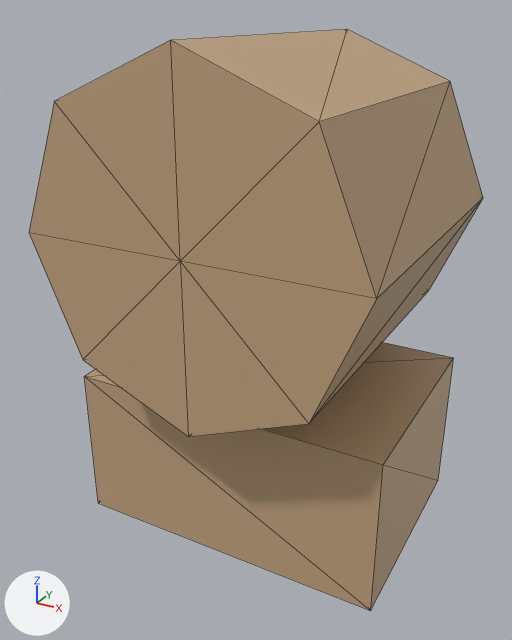
Renders of the glTF model public/studio/v2.15.0/d_treasure/model.glb from each side of a commit.
Camera for both pictures: a 50 mm camera at (1.9, -3.69, 2.12) aimed at (-0.07, -0.11, 0.33). The lights are fixed; the arrows at lower left show +X, +Y and +Z. The first picture is the older version. Mesh edges are drawn as thin lines. Where no turn or scale is listed for an object, it has been applied to the vertices.

In view in the first picture: 'part0', 'part1'.
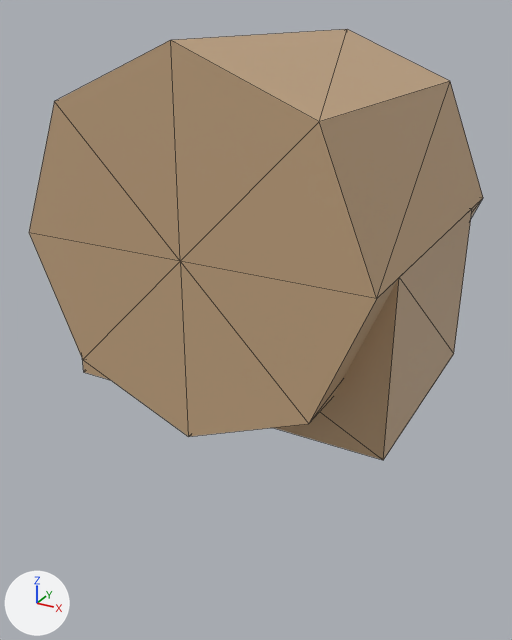
Boxes [x1, y1, x2, y2] around the edits, measured in the pictures (512 x 640 px):
'part0', moved: before [84, 342, 453, 611]; after [82, 209, 472, 460]

Patch to the scene script:
```diff
--- a/public/studio/v2.15.0/d_treasure/model.glb.py
+++ b/public/studio/v2.15.0/d_treasure/model.glb.py
@@ me_geometry_0 @@
 # used by ob_part0; location = (0.0, 0.0, 0.0)
-me_geometry_0.from_pydata(...)  # 8 vertices, 12 faces; spans x -1.0..1.0, y -0.7..0.7, z -1.03..-0.03
+me_geometry_0.from_pydata(...)  # 8 vertices, 12 faces; spans x -1.0..1.0, y -0.7..0.7, z 0.0..1.0
+# me_geometry_0 part 1: the whole mesh is moved by (0.0, 0.0, 1.03)
 me_geometry_0.materials.append(mat_defaultmaterial)
```
